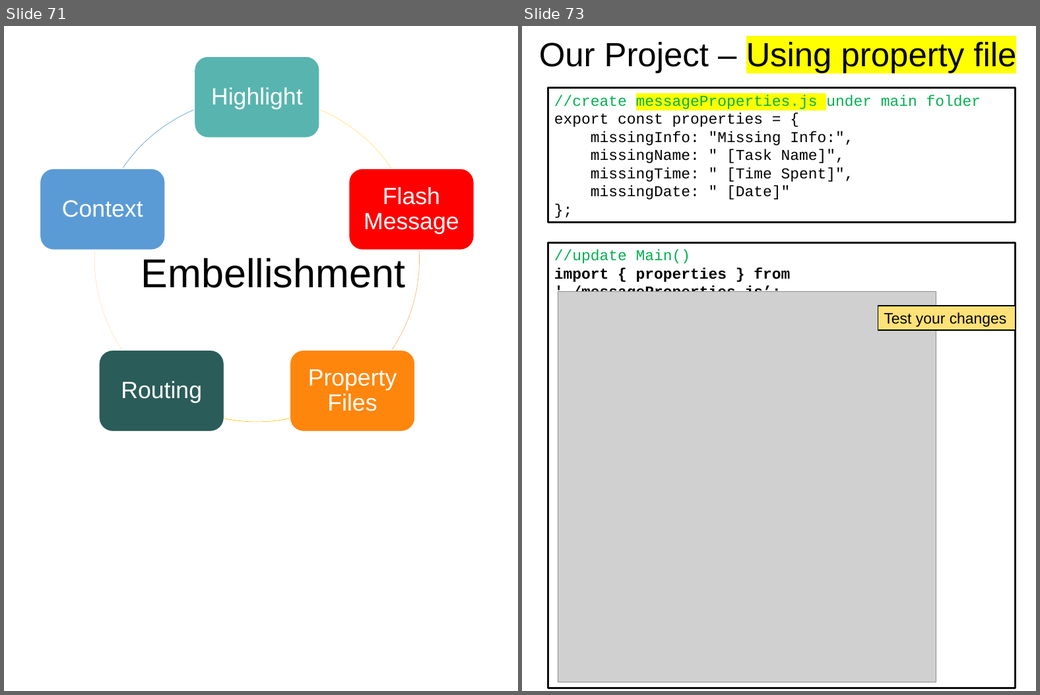
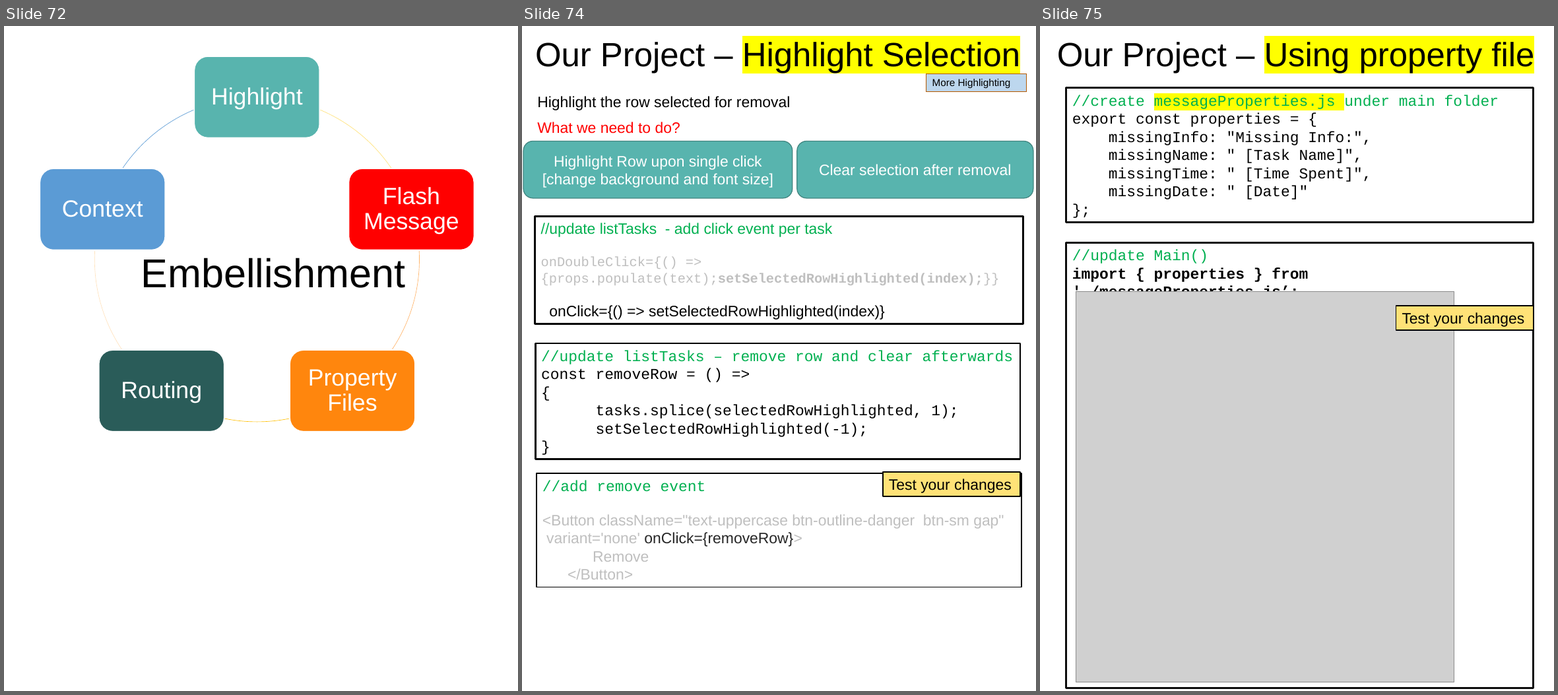
Before and after one commit to scorpion0511/mytracker, a slide deck: doc/React.pptx. Shown side by side, each under a label of ours: slides 71 and 73 before the commit, slides 72, 74 and 75 after it; the slides between them are not shown. The pictures are 1040x695 and 1558x695 pixels, drawn with LibreOffice and Linux fonts; fonts in the diff are those of the drawing; grey boxes stand for pictures. Boxes give left, top, right and bottom in pixels: in the first picture for what was removed or moved away, otherwise in the second. Text is boxed around its words. In the diff, an @@ line names an element or a change of style, - is before the commit and + after.

```diff
--- a/doc/React.pptx
+++ b/doc/React.pptx
@@ slide 74 added at (522, 26, 1036, 691), background #FFFFFF @@
@@ text added at (535, 42, 1020, 73), 40 pt, text #000000 @@
+Our Project – Highlight Selection
@@ rectangle added at (927, 74, 1027, 92), fill #BDD7EE, outline #B35900 0.75 pt, 12 pt, text #000000 @@
+More Highlighting
@@ text added at (537, 96, 790, 110), 18 pt, text #000000 @@
+Highlight the row selected for removal
@@ text added at (537, 122, 680, 134), 18 pt, text #FF0000 @@
+What we need to do?
@@ rounded rectangle added at (523, 141, 793, 198), fill #58B4AE, outline #418581 1 pt, 18 pt, text #FFFFFF @@
+Highlight Row upon single click
+[change background and font size]
@@ rounded rectangle added at (797, 141, 1034, 198), fill #58B4AE, outline #418581 1 pt, 18 pt, text #FFFFFF @@
+Clear selection after removal
@@ rectangle added at (535, 216, 1023, 324), outline #000000 2.25 pt, 18 pt, text #BFBFBF @@
+//update listTasks - add click event per task
+onDoubleClick={() => {props.populate(text);setSelectedRowHighlighted(index);}}
+onClick={() => setSelectedRowHighlighted(index)}
@@ rectangle added at (535, 343, 1020, 460), outline #000000 2.25 pt, 18 pt, text #000000 @@
+//update listTasks – remove row and clear afterwards
+const removeRow = () =>
+{
+tasks.splice(selectedRowHighlighted, 1);
+setSelectedRowHighlighted(-1);
+}
@@ rectangle added at (537, 473, 1022, 587), outline #000000 1.5 pt, 18 pt, text #BFBFBF @@
+//add remove event
+<Button className="text-uppercase btn-outline-danger btn-sm gap" variant='none' onClick={removeRow}>
+Remove
+</Button>
@@ rectangle added at (883, 472, 1020, 497), fill #FFE277, outline #000000 1.5 pt, 18 pt, text #000000 @@
+Test your changes
@@ what was slide 71 is now slide 72 @@
@@ what was slide 73 is now slide 75 @@
```
Also in this commit, not shown: 2 slides changed, 2 other slides added.
